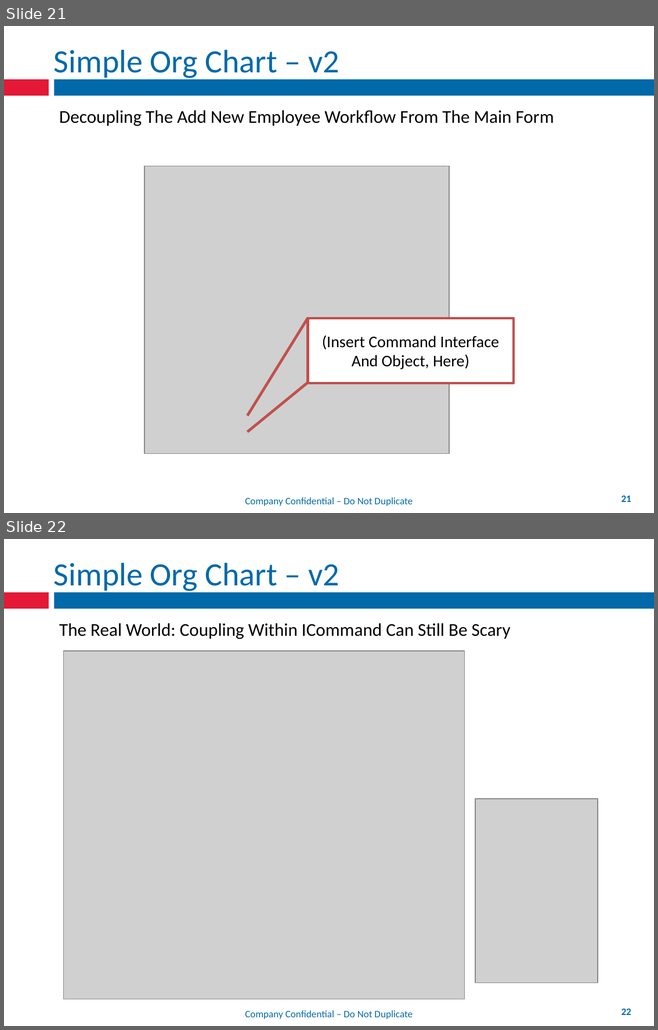
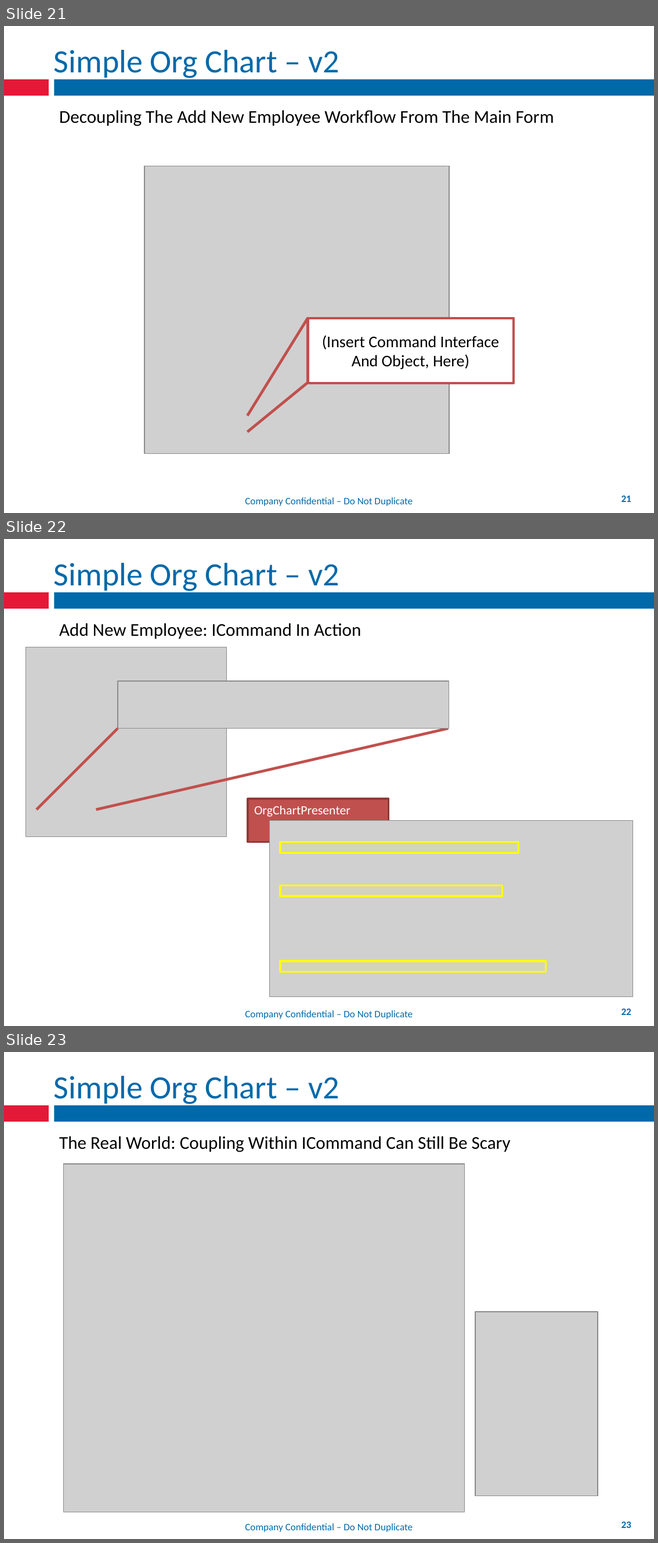
Before and after one commit to mxriverlynn/presentations-and-training, a slide deck: Decoupling Workflow With App Controler/Decoupling Workflow From Forms.pptx. Shown one above the other, each under a label of ours: slides 21 and 22 before the commit, slides 21, 22 and 23 after it. The pictures are 658x1030 and 658x1543 pixels, drawn with LibreOffice and Linux fonts; fonts in the diff are those of the drawing; grey boxes stand for pictures; background and template pictures are left out. Boxes give left, top, right and bottom in pixels: in the first picture for what was removed or moved away, otherwise in the second. Text is boxed around its words. In the diff, an @@ line names an element or a change of style, - is before the commit and + after.

Commit message:
working on command pattern code and slides

```diff
--- a/Decoupling Workflow With App Controler/Decoupling Workflow From Forms.pptx
+++ b/Decoupling Workflow With App Controler/Decoupling Workflow From Forms.pptx
@@ slide 22 added at box(4, 539, 654, 1026), background #FFFFFF; not listed: 4 template elements that a slide beside it also shows @@
@@ title added at box(54, 563, 339, 593), 36 pt, text #0069AA @@
+Simple Org Chart – v2
@@ text added at box(59, 623, 361, 639), 20 pt, text #000000 @@
+Add New Employee: ICommand In Action
@@ group added at box(25, 647, 448, 837): 2 pictures, 2 lines @@
@@ group added at box(248, 799, 632, 997): 4 rectangles, 1 picture @@
+OrgChartPresenter
@@ what was slide 22 is now slide 23 @@
@@ page number at box(621, 1521, 631, 1528): text changed @@
-22
+23
```
Also in this commit, not shown: 9 other files.
